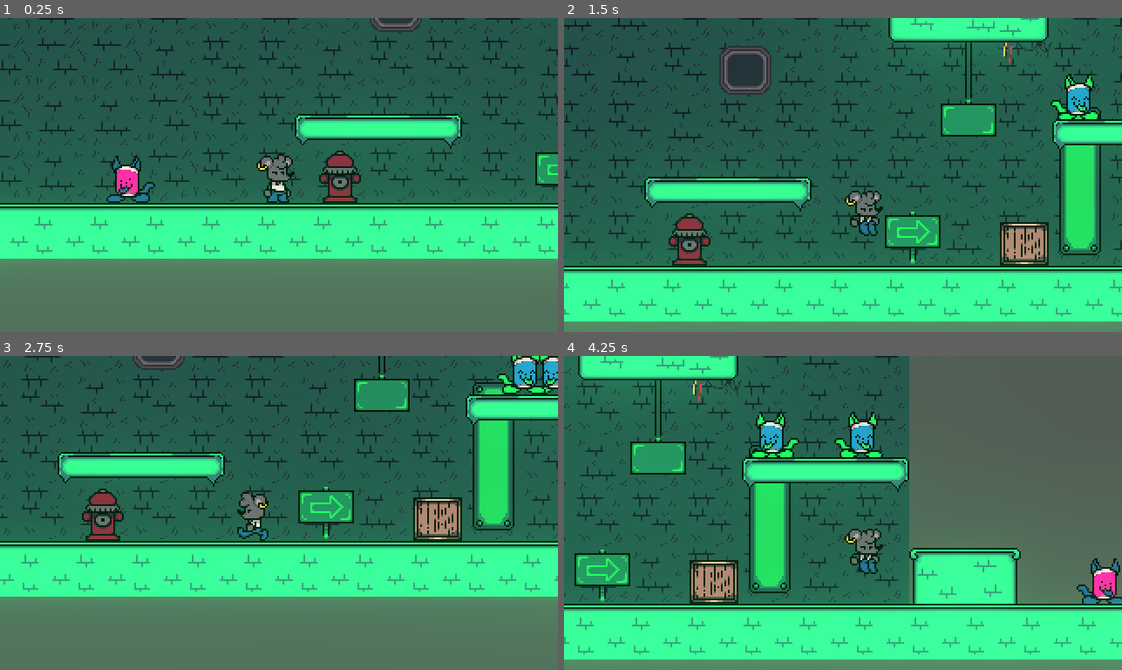
Above: before the commit, frames 1-4 (two rows, left to right).
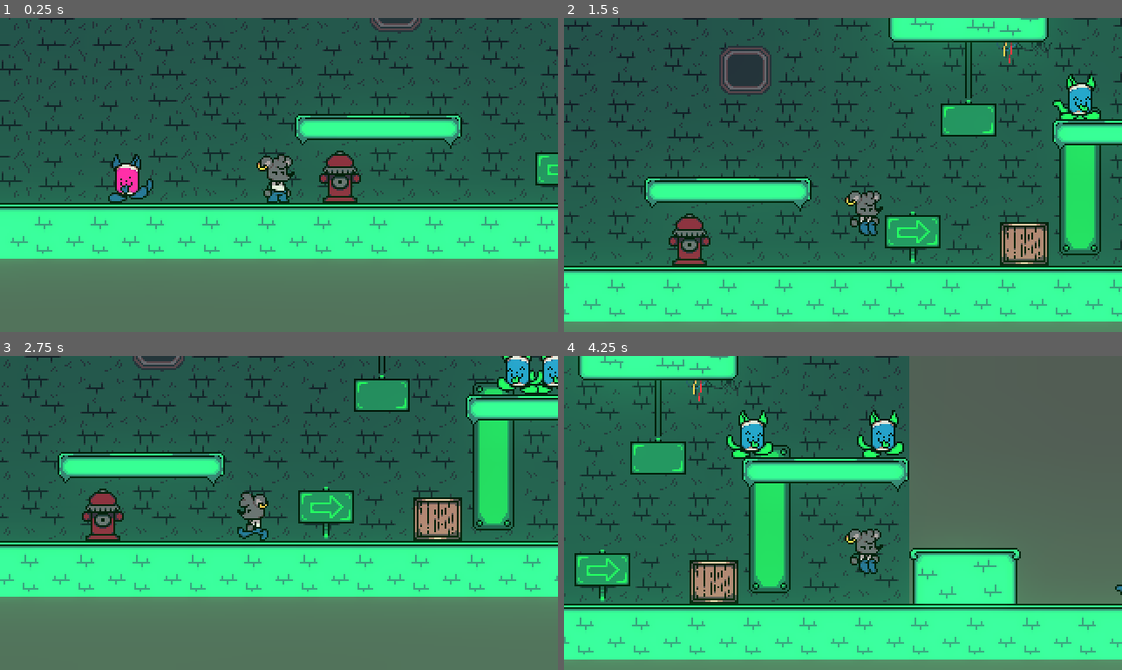
Above: after the commit, the same moments.

Repository: MonkeMango/sidealleysqueaks-source
Game: Godot game, scene res://scenes/Areas/testscene.tscn
Same seed, same stepped clock (60 frames per second), same inputs: the game is played once before the commit and once after it.
Inputs:
- Up to frame 1 (0.25 s): no input
- Up to frame 2 (1.5 s): hold Right (ui_right) from 0.53 s (still down); tap Space (jump) at 0.77 s
- Up to frame 3 (2.75 s): tap Space (jump) at 1.52 s; release Right (ui_right) at 2.03 s; hold Left (ui_left) from 2.03 s (still down)
- Up to frame 4 (4.25 s): release Left (ui_left) at 2.78 s; hold Right (ui_right) from 2.78 s (still down); tap Space (jump) at 3.02, 3.77 s

The runs differ from the first frame. In frame 1, 0.4% of the frame differs, in the area x 19-28%, y 43-59%; in frame 2, 0.4%; in frame 3, 0.8%; in frame 4, 3.1%, in the area x 29-100%, y 17-79%.

Commit message:
turn

Diff:
--- a/src/Enemies/Blueberry Kankitty.gd
+++ b/src/Enemies/Blueberry Kankitty.gd
@@ -3,4 +3,4 @@
 onready var floorcast := $CollisionShape2D/Floorcast
 
 func smart_turn() -> bool:
-	return .smart_turn() or !floorcast.is_colliding()
+	return .smart_turn() or (is_on_floor() and !floorcast.is_colliding())
--- a/src/Enemies/Blueberry Kankitty.tscn
+++ b/src/Enemies/Blueberry Kankitty.tscn
@@ -7,25 +7,8 @@
 [ext_resource path="res://assets/sprites/bluekitty/walk4.png" type="Texture" id=5]
 [ext_resource path="res://assets/sprites/bluekitty/die1.png" type="Texture" id=6]
 [ext_resource path="res://assets/sprites/bluekitty/walk2.png" type="Texture" id=7]
-
-[sub_resource type="GDScript" id=1]
-script/source = "extends \"res://src/Enemies/Blueberry Kankitty.gd\"
-
-
-# Declare member variables here. Examples:
-# var a = 2
-# var b = \"text\"
-
-
-# Called when the node enters the scene tree for the first time.
-func _ready():
-	pass # Replace with function body.
-
-
-# Called every frame. 'delta' is the elapsed time since the previous frame.
-#func _process(delta):
-#	pass
-"
+[ext_resource path="res://src/Enemies/Blueberry Kankitty.gd" type="Script" id=8]
+[ext_resource path="res://assets/sprites/bluekitty/turn1.png" type="Texture" id=9]
 
 [sub_resource type="SpriteFrames" id=2]
 resource_local_to_scene = true
@@ -39,16 +22,25 @@
 "loop": true,
 "name": "walk",
 "speed": 5.0
+}, {
+"frames": [ ExtResource( 9 ) ],
+"loop": true,
+"name": "turn",
+"speed": 5.0
 } ]
 
 [node name="Blueberry Kankitty" instance=ExtResource( 1 )]
-script = SubResource( 1 )
-numsteps = 200
+script = ExtResource( 8 )
 
 [node name="AnimatedSprite" parent="CollisionShape2D" index="0"]
 frames = SubResource( 2 )
+frame = 3
+
+[node name="Wallcast" parent="CollisionShape2D" index="1"]
+visible = false
 
 [node name="Floorcast" type="RayCast2D" parent="CollisionShape2D" index="2"]
+visible = false
 position = Vector2( -7, 0 )
 enabled = true
 cast_to = Vector2( 0, 12 )
--- a/src/Enemies/Kankitty.gd
+++ b/src/Enemies/Kankitty.gd
@@ -4,16 +4,17 @@
 
 export var gravity:float = 20
 export var maxfallspeed:float = 340
-export var numsteps:int = 31
-export var speed:float = 30
-export var offstepspeed:float = 0.005
+export var numsteps:int = 16
+export var speed:float = 20
 export var turnprecision:float = .5e-2
 
 var velocity := Vector2()
 var targetxspeed:float = 0
-var steps:int = ceil(float(numsteps) / 2)
+var steps:int = numsteps
+onready var ready:bool = true
 
 onready var collider := $CollisionShape2D
+onready var sprite := $CollisionShape2D/AnimatedSprite
 onready var wallcast := $CollisionShape2D/Wallcast
 
 func _ready():
@@ -27,21 +28,19 @@
 
 	velocity = move_and_slide(velocity, UP)
 
-func calc_xspeed():
-	targetxspeed = speed * -sign(collider.scale.x)
-	if steps % 2 != 0:
-		targetxspeed *= offstepspeed
+func _frame_changed():
+	if ready and sprite.animation == 'walk':
+		if steps > numsteps * 2 or smart_turn():
+			steps = 0
+			collider.scale.x *= -1
+			sprite.play('turn')
+		steps += 1
+		targetxspeed = speed * -sign(collider.scale.x)
 
+func _animation_finished():
+	if sprite.animation != 'walk':
+		sprite.play('walk')
+
+# for blueberry kankitty
 func smart_turn() -> bool:
 	return wallcast.is_colliding()
-
-func _on_AnimatedSprite_frame_changed():
-	calc_xspeed()
-	var turn = steps > numsteps
-	var instant_turn = !turn and smart_turn()
-	if turn or instant_turn:
-		steps = 0
-		collider.scale.x *= -1
-		if instant_turn:
-			calc_xspeed()
-	steps += 1
--- a/src/Enemies/Kankitty.tscn
+++ b/src/Enemies/Kankitty.tscn
@@ -7,6 +7,7 @@
 [ext_resource path="res://assets/sprites/kankitty/die1.png" type="Texture" id=5]
 [ext_resource path="res://assets/sprites/kankitty/walk3.png" type="Texture" id=6]
 [ext_resource path="res://src/Enemies/Kankitty.gd" type="Script" id=7]
+[ext_resource path="res://assets/sprites/kankitty/turn1.png" type="Texture" id=8]
 
 [sub_resource type="RectangleShape2D" id=2]
 extents = Vector2( 6.5, 10.5 )
@@ -23,6 +24,11 @@
 "loop": true,
 "name": "walk",
 "speed": 5.0
+}, {
+"frames": [ ExtResource( 8 ) ],
+"loop": true,
+"name": "turn",
+"speed": 5.0
 } ]
 
 [node name="Kankitty" type="KinematicBody2D"]
@@ -37,12 +43,15 @@
 position = Vector2( 0, -5 )
 frames = SubResource( 1 )
 animation = "walk"
+frame = 1
 playing = true
 offset = Vector2( 1, 0 )
 
 [node name="Wallcast" type="RayCast2D" parent="CollisionShape2D"]
+visible = false
 enabled = true
-cast_to = Vector2( -10, 0 )
+cast_to = Vector2( -14, 0 )
 collision_mask = 3
 
-[connection signal="frame_changed" from="CollisionShape2D/AnimatedSprite" to="." method="_on_AnimatedSprite_frame_changed"]
+[connection signal="animation_finished" from="CollisionShape2D/AnimatedSprite" to="." method="_animation_finished"]
+[connection signal="frame_changed" from="CollisionShape2D/AnimatedSprite" to="." method="_frame_changed"]
Binary file added: assets/sprites/bluekitty/turn1.png
Not shown, added: assets/sprites/bluekitty/turn1.png.import
Binary file added: assets/sprites/kankitty/turn1.png
Not shown, added: assets/sprites/kankitty/turn1.png.import
Not shown: 1 places in src/Enemies/Blueberry Kankitty.tscn that only renumber resources
Not shown: 1 places in src/Enemies/Kankitty.tscn that only renumber resources
